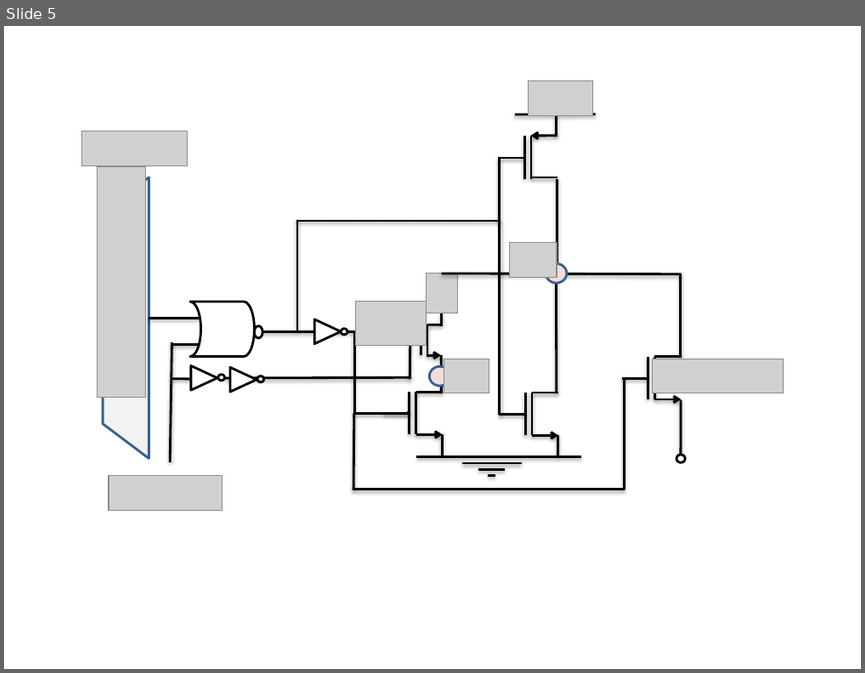
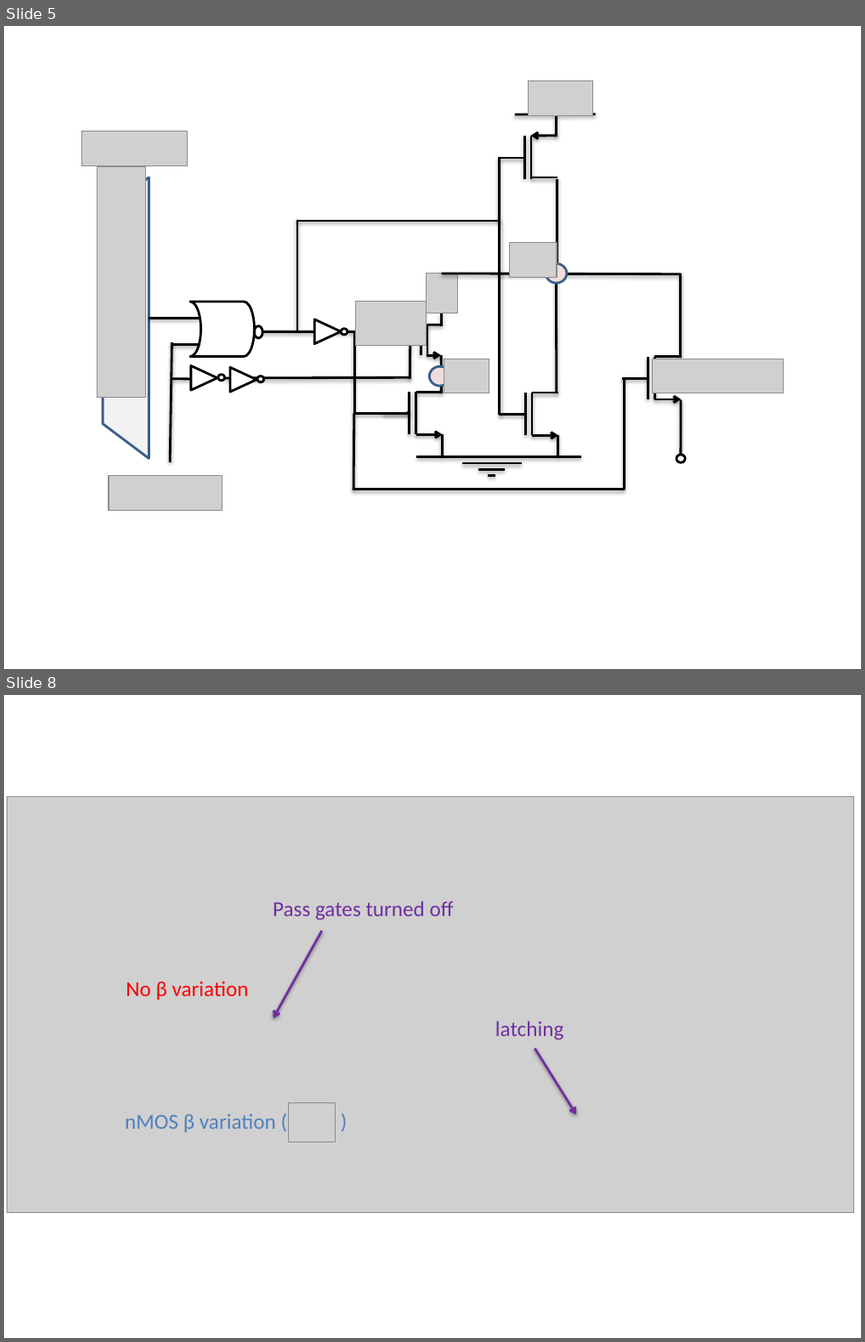
Before and after one commit to alexander-standaert/Thesis-Design-of-RRam, a slide deck: Thesis/fig/figure presentation.pptx. Shown one above the other, each under a label of ours: slide 5 before the commit, slides 5 and 8 after it; the slides between them are not shown. The pictures are 865x673 and 865x1342 pixels, drawn with LibreOffice and Linux fonts; fonts in the diff are those of the drawing; grey boxes stand for pictures. Boxes give left, top, right and bottom in pixels: in the first picture for what was removed or moved away, otherwise in the second. Text is boxed around its words. In the diff, an @@ line names an element or a change of style, - is before the commit and + after.

```diff
--- a/Thesis/fig/figure presentation.pptx
+++ b/Thesis/fig/figure presentation.pptx
@@ slide 8 added at [4, 695, 861, 1338], background #FFFFFF @@
@@ group added at [7, 797, 854, 1213]: 4 texts, 2 pictures, 2 arrows @@
+No β variation
+nMOS β variation ( )
+Pass gates turned off
+latching
```
Also in this commit, not shown: 5 other slides added, 43 other files.
